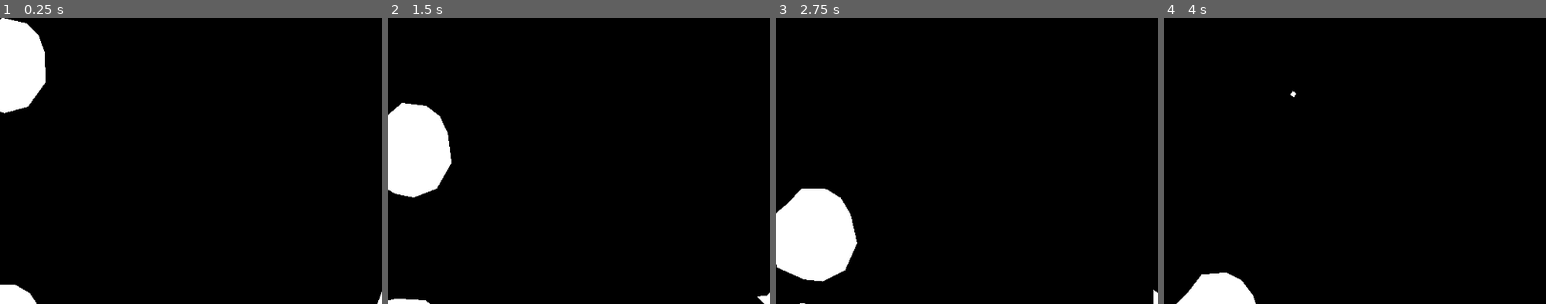
Above: before the commit, frames 1-4 (left to right).
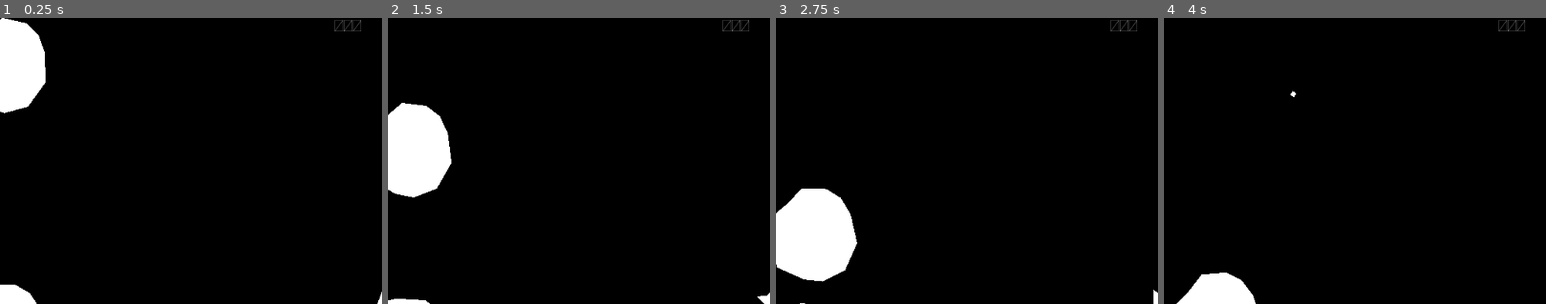
Above: after the commit, the same moments.

Repository: dmnuggins/asteroids
Game: Godot game, scene res://_scenes/Game/Game.tscn
Same seed, same stepped clock (60 frames per second), same inputs: the game is played once before the commit and once after it.
Inputs:
- Up to frame 1 (0.25 s): no input
- Up to frame 2 (1.5 s): hold D (right) 0.53-1.28 s; tap F (hyperspace) at 0.6 s; hold A (left) from 1.28 s (still down); tap Space (shoot) at 1.35 s
- Up to frame 3 (2.75 s): release A (left) at 2.03 s; hold D (right) from 2.03 s (still down); tap F (hyperspace) at 2.1 s
- Up to frame 4 (4 s): release D (right) at 2.78 s; hold W (thrust) 2.78-3.53 s; tap Space (shoot) at 2.85 s; hold A (left) from 3.53 s (still down); tap F (hyperspace) at 3.6 s
The pictures show only the part of the screen within x 0-50%, y 0-50%; the shares and areas given below are measured in that part.

The runs differ from the first frame. In frame 1, 0.1% of the frame differs, in the area x 87-95%, y 0-5%; in frame 2, 0.1%; in frame 3, 0.1%; in frame 4, 0.1%.

Commit message:
Initialized UI

Diff:
--- a/_scenes/Game/Game.tscn
+++ b/_scenes/Game/Game.tscn
@@ -1,6 +1,10 @@
-[gd_scene load_steps=8 format=3 uid="uid://bm7o5d8v5ttm1"]
+[gd_scene load_steps=10 format=3 uid="uid://bm7o5d8v5ttm1"]
 
 [ext_resource type="Script" path="res://_scenes/Game/Game.gd" id="1_rnyc1"]
+[ext_resource type="FontFile" uid="uid://swu2ueyc7axk" path="res://_assets/fonts/VectorBattle-e9XO.ttf" id="2_64d4x"]
+
+[sub_resource type="Theme" id="Theme_koehr"]
+default_font = ExtResource("2_64d4x")
 
 [sub_resource type="RectangleShape2D" id="RectangleShape2D_i5xyd"]
 size = Vector2(256, 256)
@@ -32,10 +36,39 @@
 [node name="UI" type="Control" parent="."]
 layout_mode = 3
 anchors_preset = 0
-offset_left = 80.0
-offset_top = 24.0
-offset_right = 936.0
-offset_bottom = 120.0
+offset_right = 1024.0
+offset_bottom = 768.0
+theme = SubResource("Theme_koehr")
+
+[node name="TopScreen" type="Control" parent="UI"]
+anchors_preset = 0
+offset_right = 1024.0
+offset_bottom = 64.0
+
+[node name="PlayerOne" type="Control" parent="UI/TopScreen"]
+anchors_preset = 0
+offset_left = 192.0
+offset_right = 320.0
+offset_bottom = 40.0
+
+[node name="PlayerTwo" type="Control" parent="UI/TopScreen"]
+anchors_preset = 0
+offset_left = 704.0
+offset_right = 832.0
+offset_bottom = 40.0
+
+[node name="Highscore" type="Label" parent="UI/TopScreen"]
+layout_mode = 0
+offset_left = 448.0
+offset_right = 576.0
+offset_bottom = 24.0
+text = "000"
+
+[node name="BotScreen" type="Control" parent="UI"]
+anchors_preset = 0
+offset_top = 704.0
+offset_right = 1024.0
+offset_bottom = 768.0
 
 [node name="PlayerZone" type="Area2D" parent="."]
 
